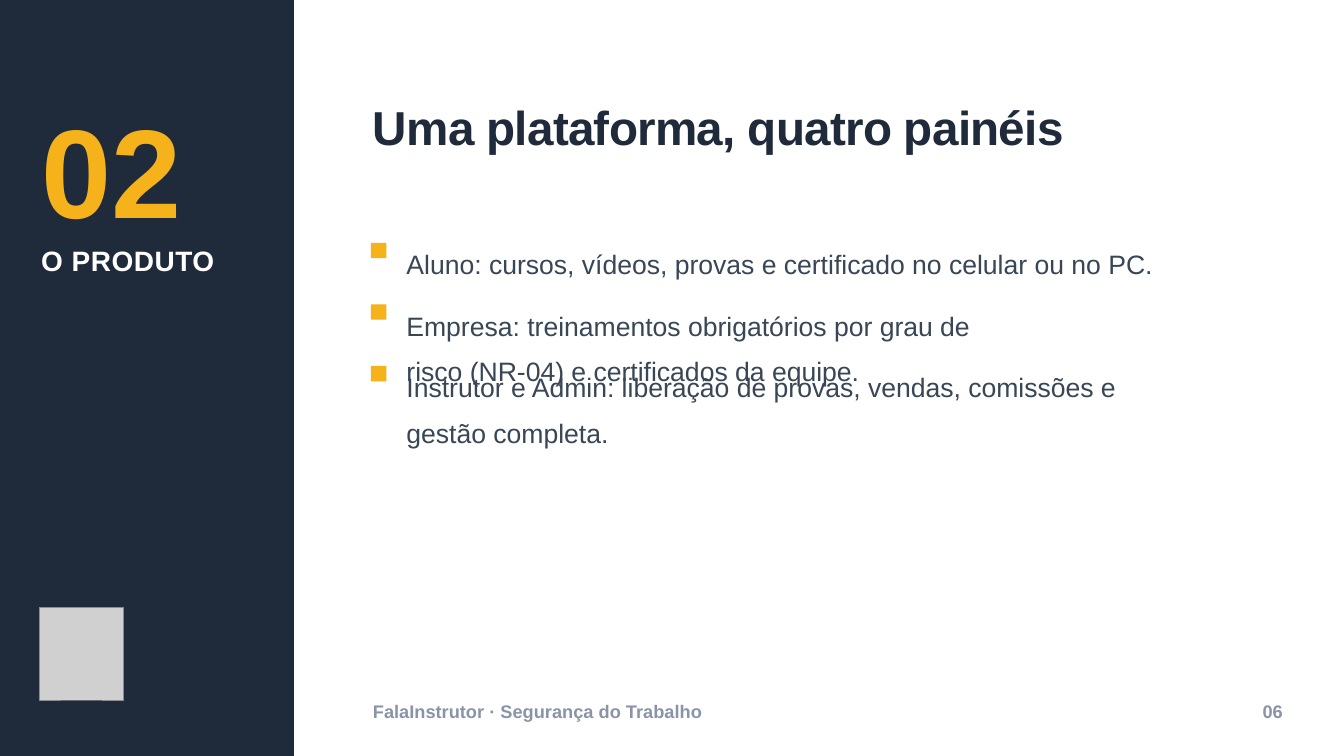
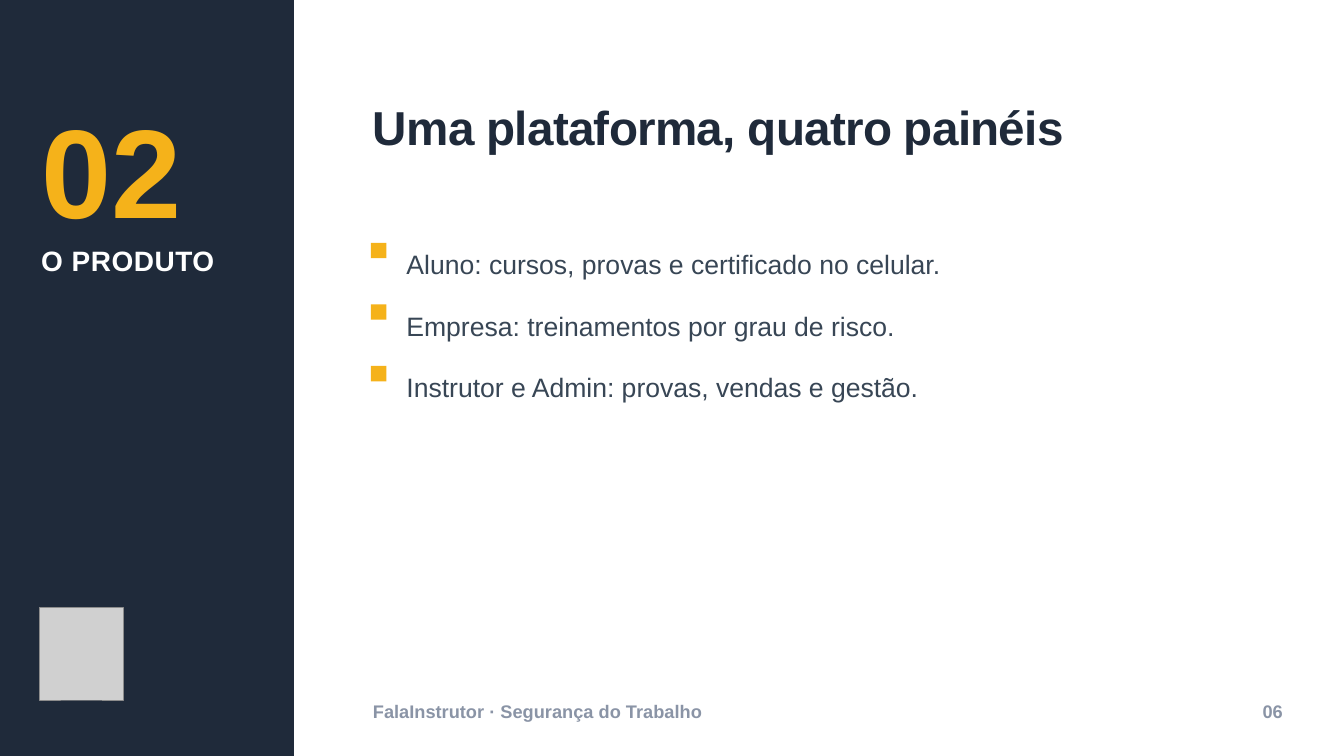
Before and after one commit to Adriano2/FALAINSTRUTOR-UNIFICADO, a slide deck: slide 6 of docs/FalaInstrutor-Pitch.pptx. Drawn at 1344x756 pixels with LibreOffice and Linux fonts; fonts in the diff are those of the drawing; grey boxes stand for pictures. Boxes give left, top, right and bottom in pixels: in the first picture for what was removed or moved away, otherwise in the second. Text is boxed around its words. In the diff, an @@ line names an element or a change of style, - is before the commit and + after.

```diff
--- a/docs/FalaInstrutor-Pitch.pptx
+++ b/docs/FalaInstrutor-Pitch.pptx
@@ text at bbox=[406, 254, 940, 280]: text changed @@
-Aluno: cursos, vídeos, provas e certificado no celular ou no PC.
+Aluno: cursos, provas e certificado no celular.
@@ text at bbox=[406, 316, 894, 341]: text changed @@
-Empresa: treinamentos obrigatórios por grau de risco (NR-04) e certificados da equipe.
+Empresa: treinamentos por grau de risco.
@@ text at bbox=[406, 377, 918, 403]: text changed @@
-Instrutor e Admin: liberação de provas, vendas, comissões e gestão completa.
+Instrutor e Admin: provas, vendas e gestão.
```
Also in this commit, not shown: 5 other slides changed.
